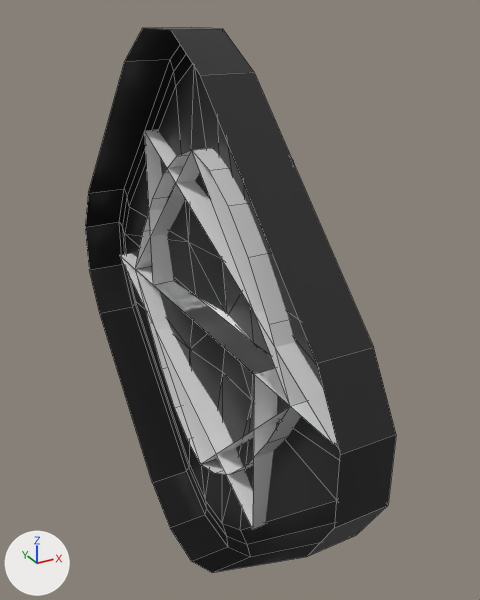
The FBX model EchoesOfResonanceUnityProject/Assets/_MODELS/Enviroment/Gems.fbx, before and after one commit.
Both versions are drawn from a camera (50 mm lens) standing at (-1.35, -2.38, 1.26) and looking at (0.0, 0.06, 0.04). The lights are fixed; the arrows at lower left show +X, +Y and +Z. Mesh edges are drawn as thin lines. Where no turn or scale is listed for an object, it has been applied to the vertices.

Objects in the first picture: 'Gem1', 'Gem2', 'Gem3', 'Gem4', 'Gem5', 'GemHolster'.
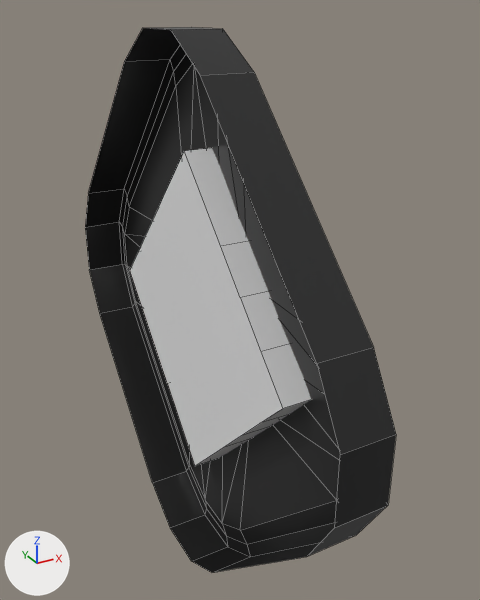
Where the newer file only moved an object's origin or applied its transform, the numbers keep the older frame.

Changed parts and their boxes (x1, y1, x2, y2) in the pictures (480 x 600 px):
'Gem3', reshaped, rescaled: before (135, 151, 290, 464); after (130, 148, 311, 466)
'Gem2', deleted: before (136, 148, 307, 406)
'Gem4', deleted: before (145, 130, 337, 444)
'Gem1', deleted: before (120, 253, 277, 530)
'Gem5', deleted: before (136, 267, 301, 474)

Patch to the scene script:
```diff
--- a/EchoesOfResonanceUnityProject/Assets/_MODELS/Enviroment/Gems.fbx.py
+++ b/EchoesOfResonanceUnityProject/Assets/_MODELS/Enviroment/Gems.fbx.py
@@ me_gem3 @@
 # used by ob_gem3; location = (0.0, 0.0, 0.0); rotation_euler = (1.571, 0.0, -1.571), in degrees (90, 0, -90); scale = (0.01, 0.01, 0.01)
-me_gem3.from_pydata(...)  # 9 vertices, 8 faces; spans x -75.0..75.0, y -75.0..75.0, z -50.0..25.0
+me_gem3.from_pydata(...)  # 33 vertices, 33 faces; spans x -1.0..1.0, y -1.0..1.0, z 0.0
+# me_gem3 part 1: the whole mesh is rebuilt
@@ ob_gem2 @@
-ob_gem2 = bpy.data.objects.new('Gem2', me_gem3_002)
-ob_gem2.location = (0.0, 0.0, 0.0)
@@ ob_gem3 @@
 ob_gem3.rotation_euler = (1.571, 0.0, -1.571)  # degrees (90, 0, -90)
-ob_gem3.scale = (0.01, 0.01, 0.01)
@@ ob_gem1 @@
-ob_gem1 = bpy.data.objects.new('Gem1', me_cube_002)
-ob_gem1.location = (0.0, 0.0, 0.0)
@@ ob_gem5 @@
-ob_gem5 = bpy.data.objects.new('Gem5', me_gem3_001)
-ob_gem5.location = (0.0, 0.0, 0.0)
@@ ob_gem4 @@
-ob_gem4 = bpy.data.objects.new('Gem4', me_cube_003)
-ob_gem4.location = (0.0, 0.0, 0.0)
```
